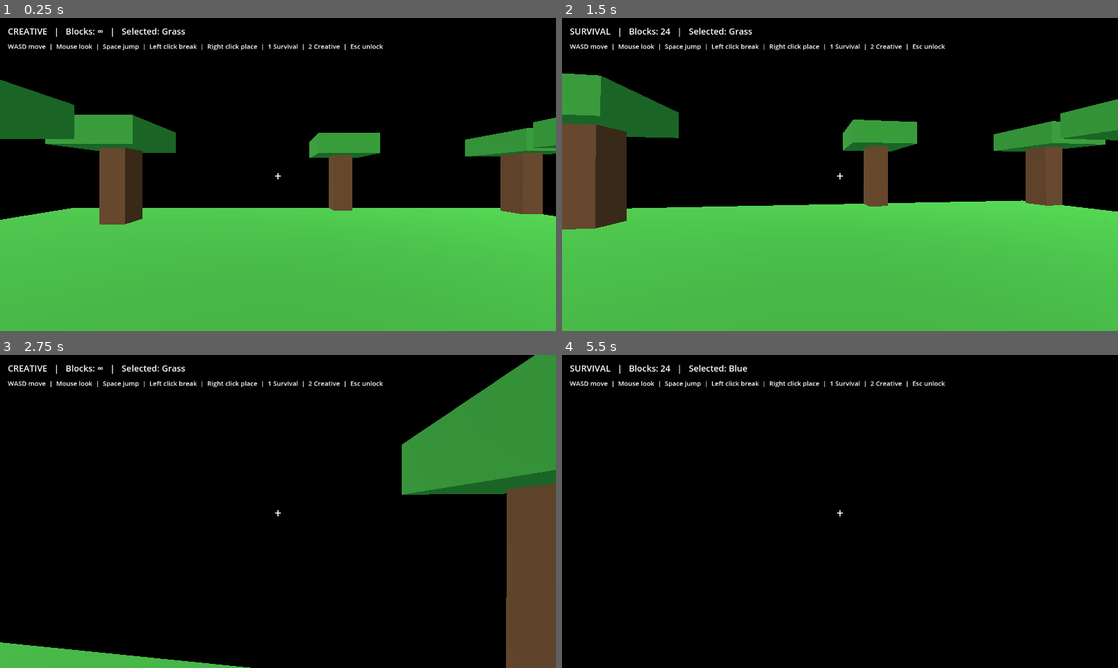
Above: before the commit, frames 1-4 (two rows, left to right).
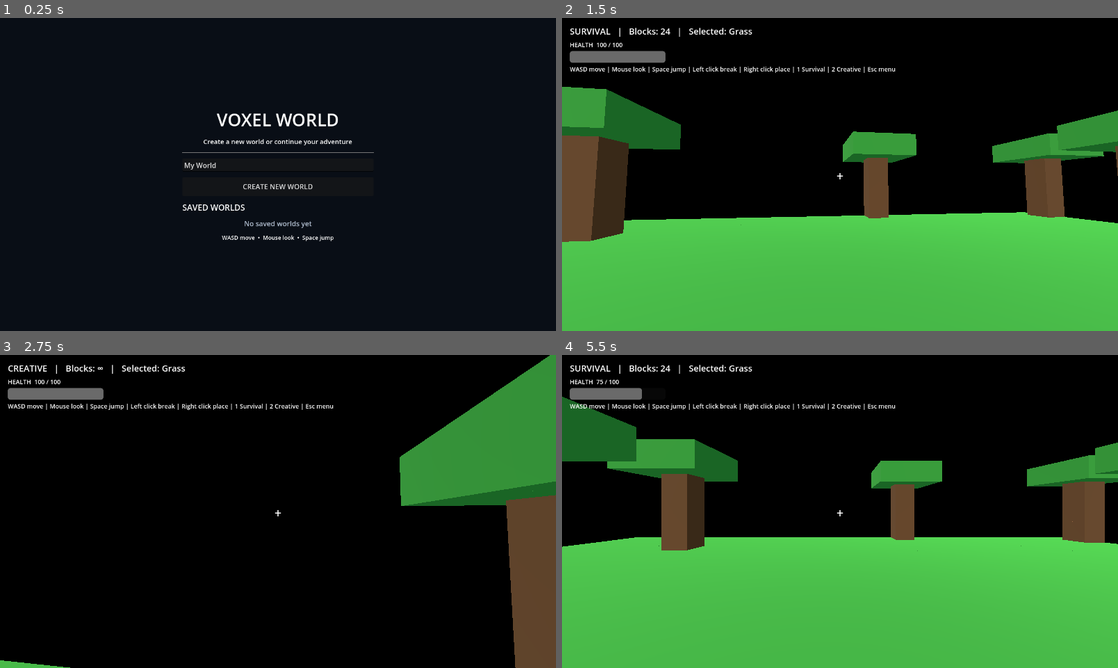
Above: after the commit, the same moments.

Repository: aliayoub5673-cyber/Minecraftgame
Game: Godot game, scene res://scenes/main.tscn
Same seed, same stepped clock (60 frames per second), same inputs: the game is played once before the commit and once after it.
Inputs (mouse positions are in pixels of both pictures, inside the frame that each line leads up to):
- Up to frame 1 (0.25 s): no input
- Up to frame 2 (1.5 s): click (840, 187) at 0.5 s, where only the run after the commit has a clickable "CREATE NEW WORLD"; tap Enter at 1.25 s; move the mouse to (867, 174) at 1.27 s; hold Up (ui_up) from 1.28 s (still down); tap 1 at 1.35 s; click (867, 174) at 1.42 s
- Up to frame 3 (2.75 s): keep holding Up (ui_up); tap Space at 1.52, 2.27 s; move the mouse to (250, 511) at 2.02 s; tap 2 at 2.1 s; click (250, 511) at 2.17 s
- Up to frame 4 (5.5 s): move the mouse to (851, 505) at 2.77 s; tap 3 at 2.85 s; click (851, 505) at 2.92 s; tap Space at 3.5, 3.77, 4.52 s; move the mouse to (834, 517) at 3.52 s; tap 6 at 3.6 s; click (834, 517) at 3.67 s; tap Enter at 4.25 s; move the mouse to (878, 514) at 4.27 s; tap 1 at 4.35 s; click (878, 514) at 4.42 s; tap Escape at 4.9 s; release Up (ui_up) at 5 s; click (840, 561) at 5 s, where only the run after the commit has a clickable "my world"

The runs differ from the first frame. In frame 1, 51% of the frame differs, in the area x 0-100%, y 3-100%; in frame 2, 11%; in frame 3, 6.6%; in frame 4, 53%.

Commit message:
Add health bar and world menu with save/load

Diff:
--- a/scripts/game.gd
+++ b/scripts/game.gd
@@ -2,29 +2,160 @@
 
 const RADIUS := 12
 const REACH := 8.0
+const WORLD_DIR := "user://worlds"
 var blocks: Dictionary = {}
 var block_meshes: Dictionary = {}
 var selected_type := 0
 var creative := true
 var inventory := 24
+var health := 100.0
 var camera: Camera3D
 var player: CharacterBody3D
 var hud: Label
 var info: Label
+var health_bar: ProgressBar
+var health_text: Label
 var block_materials: Array[Material] = []
+var current_world := ""
+var menu_layer: CanvasLayer
+var menu_box: VBoxContainer
+var world_name_input: LineEdit
+var worlds_list: VBoxContainer
+var game_started := false
 
 func _ready() -> void:
     _make_materials()
-    _make_world()
-    _make_player()
-    _make_hud()
-    Input.mouse_mode = Input.MOUSE_MODE_CAPTURED
+    _show_main_menu()
 
 func _make_materials() -> void:
     for c in [Color(0.22,0.62,0.20), Color(0.42,0.27,0.14), Color(0.48,0.49,0.52), Color(0.18,0.38,0.72)]:
         var m := StandardMaterial3D.new()
         m.albedo_color = c
         block_materials.append(m)
+
+func _show_main_menu() -> void:
+    menu_layer = CanvasLayer.new()
+    add_child(menu_layer)
+    var bg := ColorRect.new()
+    bg.color = Color(0.035,0.055,0.085,1)
+    bg.set_anchors_and_offsets_preset(Control.PRESET_FULL_RECT)
+    menu_layer.add_child(bg)
+    var center := CenterContainer.new()
+    center.set_anchors_and_offsets_preset(Control.PRESET_FULL_RECT)
+    menu_layer.add_child(center)
+    menu_box = VBoxContainer.new()
+    menu_box.custom_minimum_size = Vector2(440,0)
+    menu_box.add_theme_constant_override("separation",12)
+    center.add_child(menu_box)
+    var title := Label.new()
+    title.text = "VOXEL WORLD"
+    title.horizontal_alignment = HORIZONTAL_ALIGNMENT_CENTER
+    title.add_theme_font_size_override("font_size",40)
+    menu_box.add_child(title)
+    var subtitle := Label.new()
+    subtitle.text = "Create a new world or continue your adventure"
+    subtitle.horizontal_alignment = HORIZONTAL_ALIGNMENT_CENTER
+    subtitle.add_theme_font_size_override("font_size",15)
+    menu_box.add_child(subtitle)
+    var divider := HSeparator.new()
+    menu_box.add_child(divider)
+    world_name_input = LineEdit.new()
+    world_name_input.placeholder_text = "Enter a world name"
+    world_name_input.text = "My World"
+    menu_box.add_child(world_name_input)
+    var create_button := Button.new()
+    create_button.text = "CREATE NEW WORLD"
+    create_button.custom_minimum_size.y = 44
+    create_button.pressed.connect(_create_world_from_menu)
+    menu_box.add_child(create_button)
+    var load_title := Label.new()
+    load_title.text = "SAVED WORLDS"
+    load_title.add_theme_font_size_override("font_size",19)
+    menu_box.add_child(load_title)
+    worlds_list = VBoxContainer.new()
+    worlds_list.add_theme_constant_override("separation",6)
+    menu_box.add_child(worlds_list)
+    var hint := Label.new()
+    hint.text = "WASD move  •  Mouse look  •  Space jump"
+    hint.horizontal_alignment = HORIZONTAL_ALIGNMENT_CENTER
+    hint.add_theme_font_size_override("font_size",13)
+    menu_box.add_child(hint)
+    _refresh_world_list()
+
+func _refresh_world_list() -> void:
+    for child in worlds_list.get_children():
+        child.queue_free()
+    DirAccess.make_dir_recursive_absolute(WORLD_DIR)
+    var dir := DirAccess.open(WORLD_DIR)
+    var found := false
+    if dir:
+        dir.list_dir_begin()
+        var file := dir.get_next()
+        while file != "":
+            if not dir.current_is_dir() and file.ends_with(".json"):
+                found = true
+                var world_id := file.trim_suffix(".json")
+                var button := Button.new()
+                button.text = world_id.replace("_"," ")
+                button.custom_minimum_size.y = 38
+                button.pressed.connect(_load_world.bind(world_id))
+                worlds_list.add_child(button)
+            file = dir.get_next()
+        dir.list_dir_end()
+    if not found:
+        var empty := Label.new()
+        empty.text = "No saved worlds yet"
+        empty.horizontal_alignment = HORIZONTAL_ALIGNMENT_CENTER
+        empty.modulate = Color(0.7,0.75,0.82)
+        worlds_list.add_child(empty)
+
+func _safe_world_id(value: String) -> String:
+    var result := value.strip_edges().to_lower().replace(" ","_")
+    var clean := ""
+    for i in range(result.length()):
+        var ch := result.substr(i,1)
+        if (ch >= "a" and ch <= "z") or (ch >= "0" and ch <= "9") or ch == "_" or ch == "-":
+            clean += ch
+    return clean.left(32)
+
+func _create_world_from_menu() -> void:
+    var world_id := _safe_world_id(world_name_input.text)
+    if world_id.is_empty():
+        world_id = "my_world"
+    _start_world(world_id, null)
+
+func _load_world(world_id: String) -> void:
+    var path := WORLD_DIR + "/" + world_id + ".json"
+    if not FileAccess.file_exists(path):
+        _refresh_world_list()
+        return
+    var parsed = JSON.parse_string(FileAccess.get_file_as_string(path))
+    if parsed is Dictionary:
+        _start_world(world_id, parsed)
+
+func _start_world(world_id: String, saved_data) -> void:
+    current_world = world_id
+    if menu_layer:
+        menu_layer.queue_free()
+        menu_layer = null
+    game_started = true
+    blocks.clear()
+    block_meshes.clear()
+    health = 100.0
+    inventory = 24
+    creative = true
+    selected_type = 0
+    _make_world()
+    if saved_data is Dictionary and saved_data.has("blocks"):
+        for entry in saved_data["blocks"]:
+            var cell := Vector3i(int(entry["x"]),int(entry["y"]),int(entry["z"]))
+            _add_block(cell,clampi(int(entry["kind"]),0,3))
+        creative = bool(saved_data.get("creative",true))
+        inventory = int(saved_data.get("inventory",24))
+        health = float(saved_data.get("health",100.0))
+    _make_player()
+    _make_hud()
+    Input.mouse_mode = Input.MOUSE_MODE_CAPTURED
 
 func _make_world() -> void:
     var sun := DirectionalLight3D.new()
@@ -42,8 +173,7 @@
     add_child(env)
     for x in range(-RADIUS,RADIUS+1):
         for z in range(-RADIUS,RADIUS+1):
-            var h := 0
-            _add_block(Vector3i(x,h,z),0)
+            _add_block(Vector3i(x,0,z),0)
             if (x * 7 + z * 11) % 37 == 0 and abs(x) > 2 and abs(z) > 2:
                 for y in range(1,4):
                     _add_block(Vector3i(x,y,z),1)
@@ -100,10 +230,23 @@
     hud.position = Vector2(18,16)
     hud.add_theme_font_size_override("font_size",20)
     layer.add_child(hud)
+    health_text = Label.new()
+    health_text.position = Vector2(18,52)
+    health_text.text = "HEALTH"
+    health_text.add_theme_font_size_override("font_size",14)
+    layer.add_child(health_text)
+    health_bar = ProgressBar.new()
+    health_bar.position = Vector2(18,76)
+    health_bar.custom_minimum_size = Vector2(220,20)
+    health_bar.size = Vector2(220,20)
+    health_bar.min_value = 0
+    health_bar.max_value = 100
+    health_bar.show_percentage = false
+    layer.add_child(health_bar)
     info = Label.new()
-    info.position = Vector2(18,54)
-    info.add_theme_font_size_override("font_size",15)
-    info.text = "WASD move  |  Mouse look  |  Space jump  |  Left click break  |  Right click place  |  1 Survival  |  2 Creative  |  Esc unlock"
+    info.position = Vector2(18,108)
+    info.add_theme_font_size_override("font_size",14)
+    info.text = "WASD move | Mouse look | Space jump | Left click break | Right click place | 1 Survival | 2 Creative | Esc menu"
     layer.add_child(info)
     var cross := Label.new()
     cross.text = "+"
@@ -114,12 +257,36 @@
     _update_hud()
 
 func _update_hud() -> void:
+    if not hud:
+        return
     hud.text = ("CREATIVE" if creative else "SURVIVAL") + "   |   Blocks: " + ("∞" if creative else str(inventory)) + "   |   Selected: " + ["Grass","Dirt","Stone","Blue"][selected_type]
+    health_bar.value = health
+    health_text.text = "HEALTH  " + str(int(health)) + " / 100"
+
+func _save_world() -> void:
+    if not game_started or current_world.is_empty():
+        return
+    DirAccess.make_dir_recursive_absolute(WORLD_DIR)
+    var saved_blocks: Array = []
+    for cell in blocks:
+        saved_blocks.append({"x":cell.x,"y":cell.y,"z":cell.z,"kind":blocks[cell]})
+    var data := {"blocks":saved_blocks,"creative":creative,"inventory":inventory,"health":health}
+    var file := FileAccess.open(WORLD_DIR + "/" + current_world + ".json",FileAccess.WRITE)
+    if file:
+        file.store_string(JSON.stringify(data))
+    game_started = false
+
+func _go_to_menu() -> void:
+    _save_world()
+    get_tree().reload_current_scene()
 
 func _unhandled_input(event: InputEvent) -> void:
+    if not game_started:
+        return
     if event is InputEventKey and event.pressed and not event.echo:
         if event.keycode == KEY_ESCAPE:
             Input.mouse_mode = Input.MOUSE_MODE_VISIBLE
+            _go_to_menu()
         elif event.keycode == KEY_1:
             creative = false
             _update_hud()
@@ -177,6 +344,8 @@
         _update_hud()
 
 func _physics_process(delta: float) -> void:
+    if not game_started:
+        return
     if not player.is_on_floor():
         player.velocity.y -= 20.0 * delta
     if Input.is_key_pressed(KEY_SPACE) and player.is_on_floor():
@@ -193,3 +362,13 @@
     player.velocity.x = dir.x * 6.0
     player.velocity.z = dir.z * 6.0
     player.move_and_slide()
+    if player.global_position.y < -8.0:
+        health = maxf(0.0,health - 25.0)
+        player.global_position = Vector3(0,4,0)
+        player.velocity = Vector3.ZERO
+        if health <= 0.0:
+            health = 100.0
+        _update_hud()
+
+func _exit_tree() -> void:
+    _save_world()
